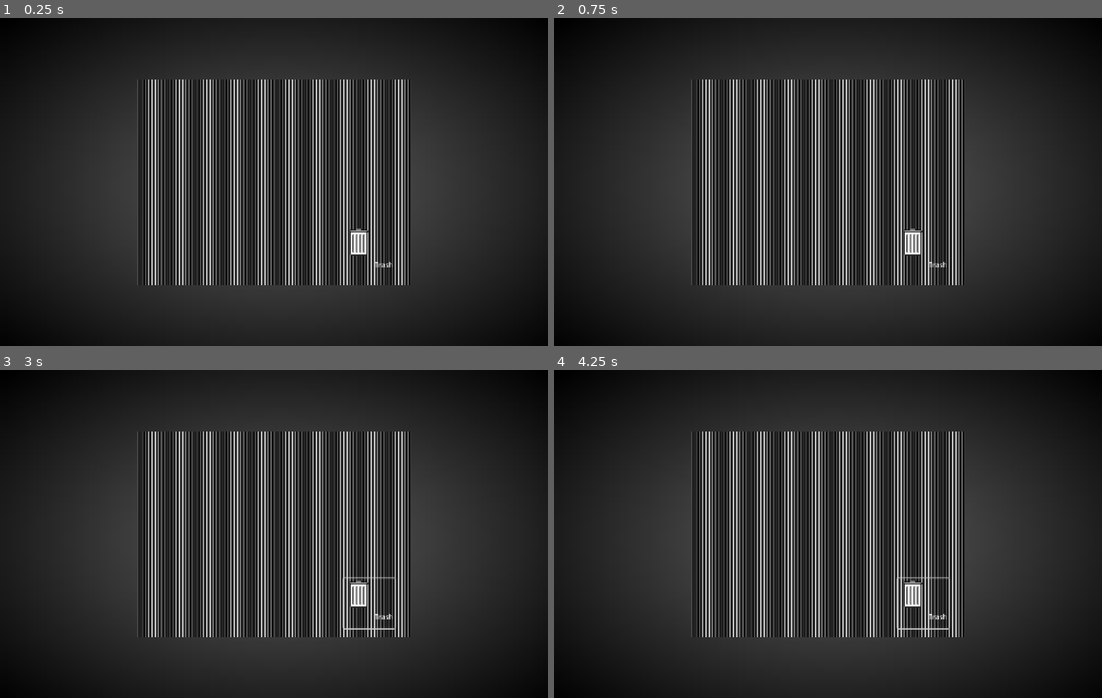
Above: before the commit, frames 1-4 (two rows, left to right).
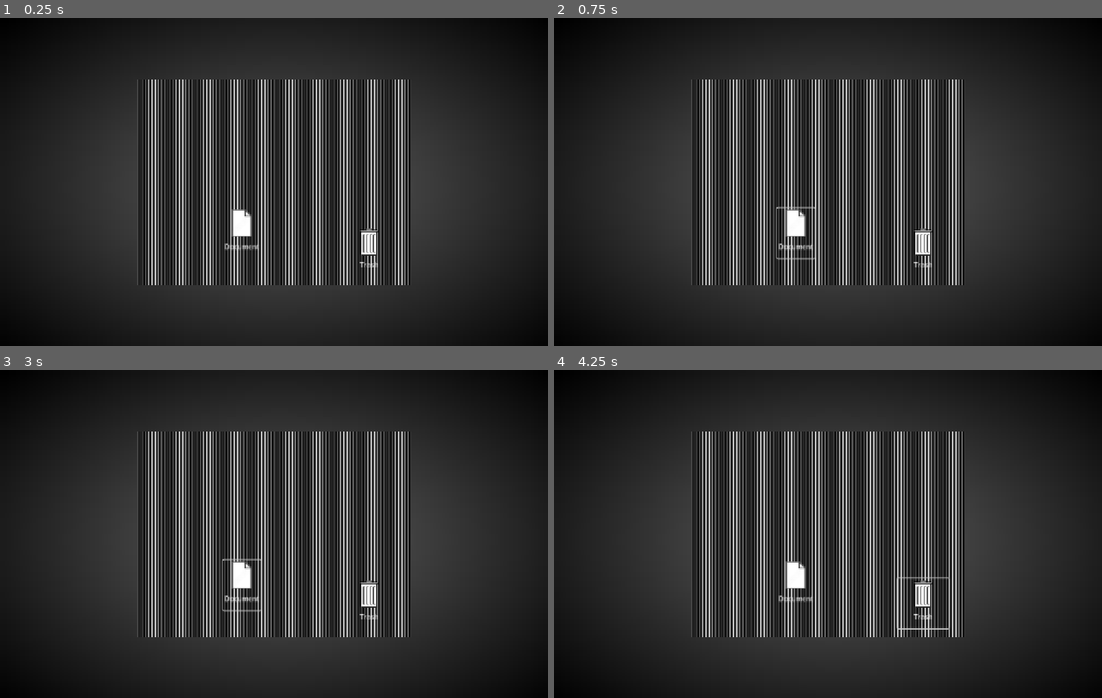
Above: after the commit, the same moments.

Repository: ee0pdt/gwj-78-erase
Game: Godot game, scene res://main.tscn
Two runs of this game, one before a commit and one after it. Both use one fixed random seed, a clock stepped at 60 frames per second and the inputs below.
Inputs (mouse positions are in pixels of both pictures, inside the frame that each line leads up to):
- Up to frame 1 (0.25 s): no input
- Up to frame 2 (0.75 s): click (795, 231) at 0.5 s, where only the run after the commit has a clickable "Document"
- Up to frame 3 (3 s): click "Trash" at 1.25 s; click "Trash" at 2 s; click (241, 583) at 2.75 s, where only the run after the commit has a clickable "Document"
- Up to frame 4 (4.25 s): click "Trash" at 3.5 s

The runs differ from the first frame. In frame 1, 0.7% of the frame differs, in the area x 41-72%, y 58-77%; in frame 2, 0.8%; in frame 3, 0.9%, in the area x 40-72%, y 57-80%; in frame 4, 0.7%.

Commit message:
Draggable doc

Diff:
--- /dev/null
+++ b/document.gd
@@ -0,0 +1,31 @@
+extends Button
+
+
+signal document_dropped(at_position)
+
+func _ready():
+	mouse_default_cursor_shape = Control.CURSOR_POINTING_HAND
+	flat = true  # Makes the button background transparent
+	clip_text = true
+	vertical_icon_alignment = VERTICAL_ALIGNMENT_TOP
+	alignment = HORIZONTAL_ALIGNMENT_CENTER
+
+func _get_drag_data(_position):
+	# Create a preview of the drag
+	var preview = Button.new()
+	preview.icon = icon
+	preview.size = self.size
+	preview.text = self.text
+	preview.icon_alignment = self.icon_alignment
+	preview.vertical_icon_alignment = self.vertical_icon_alignment
+	preview.flat = true
+
+	set_drag_preview(preview)
+
+	# Return the data for the drop target to use
+	return {
+		"type": "document",
+		"title": text,
+		"original_position": global_position,
+		"model": self
+	}
--- a/main.tscn
+++ b/main.tscn
@@ -1,10 +1,12 @@
-[gd_scene load_steps=10 format=3 uid="uid://bo20ipot6i628"]
+[gd_scene load_steps=12 format=3 uid="uid://bo20ipot6i628"]
 
 [ext_resource type="Script" uid="uid://dgkxfcbe50k2v" path="res://main.gd" id="1_lquwl"]
 [ext_resource type="Script" uid="uid://cgvc3brkqnpix" path="res://window_2.gd" id="2_0xm2m"]
 [ext_resource type="Script" uid="uid://pjn5egmtl16x" path="res://panel_container.gd" id="2_1bvp3"]
 [ext_resource type="Texture2D" uid="uid://dbx7n44neu5r7" path="res://assets/images/trash.png" id="2_h2yge"]
 [ext_resource type="Script" uid="uid://dtb75nehl5f26" path="res://trash.gd" id="4_1bvp3"]
+[ext_resource type="Script" uid="uid://bykqjgpcn73br" path="res://document.gd" id="6_7mycd"]
+[ext_resource type="Texture2D" uid="uid://c8l3nhsy06asv" path="res://assets/images/document.png" id="6_272bh"]
 
 [sub_resource type="Gradient" id="Gradient_0xm2m"]
 offsets = PackedFloat32Array(0, 0.330986, 1)
@@ -42,6 +44,7 @@
 texture = SubResource("GradientTexture2D_h2yge")
 
 [node name="Screen" type="Window" parent="CanvasLayer"]
+unique_name_in_owner = true
 gui_embed_subwindows = true
 initial_position = 2
 size = Vector2i(640, 480)
@@ -88,4 +91,22 @@
 offset_bottom = 414.99
 text = "Trash"
 icon = ExtResource("2_h2yge")
+flat = true
+icon_alignment = 1
+vertical_icon_alignment = 2
 script = ExtResource("4_1bvp3")
+hover_icon_file = "uid://7t1a23q1qagy"
+
+[node name="Document" type="Button" parent="CanvasLayer/Screen/Desktop/TextureRect"]
+unique_name_in_owner = true
+layout_mode = 0
+offset_left = 200.0
+offset_top = 300.0
+offset_right = 289.0
+offset_bottom = 418.0
+text = "Document"
+icon = ExtResource("6_272bh")
+flat = true
+icon_alignment = 1
+vertical_icon_alignment = 2
+script = ExtResource("6_7mycd")
--- a/panel_container.gd
+++ b/panel_container.gd
@@ -4,7 +4,7 @@
 
 func _can_drop_data(_position, data):
 	# Check if the incoming drag data is a document
-	return typeof(data) == TYPE_DICTIONARY and data.has("type") and data["type"] == "document"
+	return typeof(data) == TYPE_DICTIONARY and data.has("type")
 
 func _drop_data(at_position, data):
 	# Emit signal with the drop data and position
--- a/trash.gd
+++ b/trash.gd
@@ -1,7 +1,32 @@
 extends Button
 
+@export_file() var hover_icon_file
 
-signal document_dropped(at_position)
+signal document_dropped(data, drop_position)
+
+
+var original_icon := icon
+
+func _can_drop_data(_position, data):
+	# Check if the incoming drag data is a document
+	return typeof(data) == TYPE_DICTIONARY and data.has("type") and data["type"] == "document"
+
+func _drop_data(at_position, data):
+	# Emit signal with the drop data and position
+	print(data, at_position)
+	document_dropped.emit(data, at_position)
+
+func _notification(what):
+	var hover_icon = load(hover_icon_file)
+
+	match what:
+		NOTIFICATION_MOUSE_ENTER:
+			# Handle mouse hover enter
+			if %Screen.gui_is_dragging():
+				icon = hover_icon
+		NOTIFICATION_MOUSE_EXIT:
+			# Handle mouse hover exit
+			icon = original_icon
 
 func _ready():
 	mouse_default_cursor_shape = Control.CURSOR_POINTING_HAND
@@ -16,13 +41,15 @@
 	preview.icon = icon
 	preview.size = self.size
 	preview.text = self.text
+	preview.icon_alignment = self.icon_alignment
+	preview.vertical_icon_alignment = self.vertical_icon_alignment
 	preview.flat = true
 
 	set_drag_preview(preview)
 
 	# Return the data for the drop target to use
 	return {
-		"type": "document",
+		"type": "trash",
 		"title": text,
 		"original_position": global_position,
 		"model": self
Binary file added: assets/images/document.png
Not shown, added: assets/images/document.png.import
Binary file added: assets/images/document.webp
Not shown, added: assets/images/document.webp.import
Binary file added: assets/images/document_icons.jpg
Not shown, added: assets/images/document_icons.jpg.import
Not shown, added: document.gd.uid
